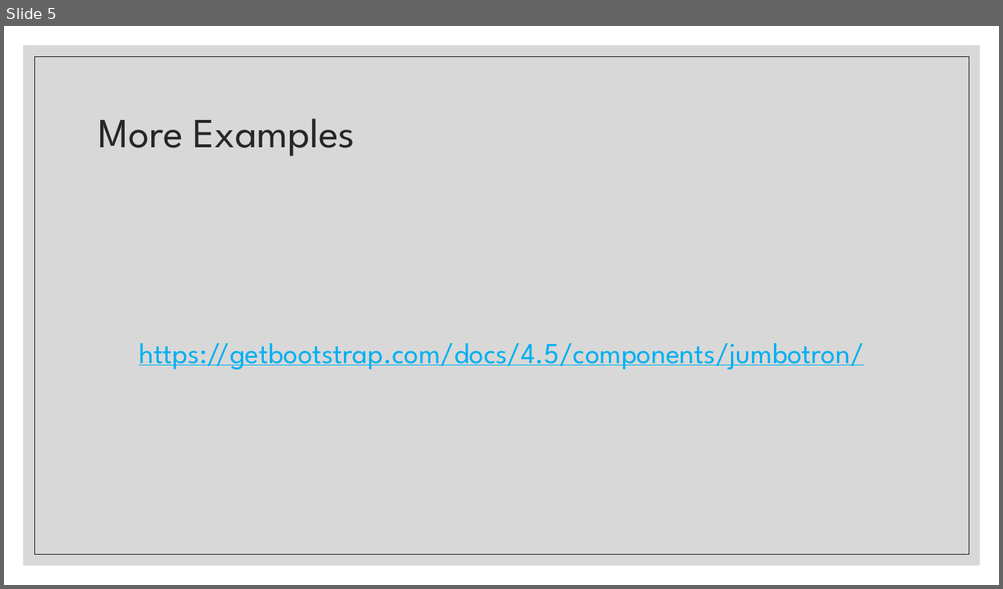
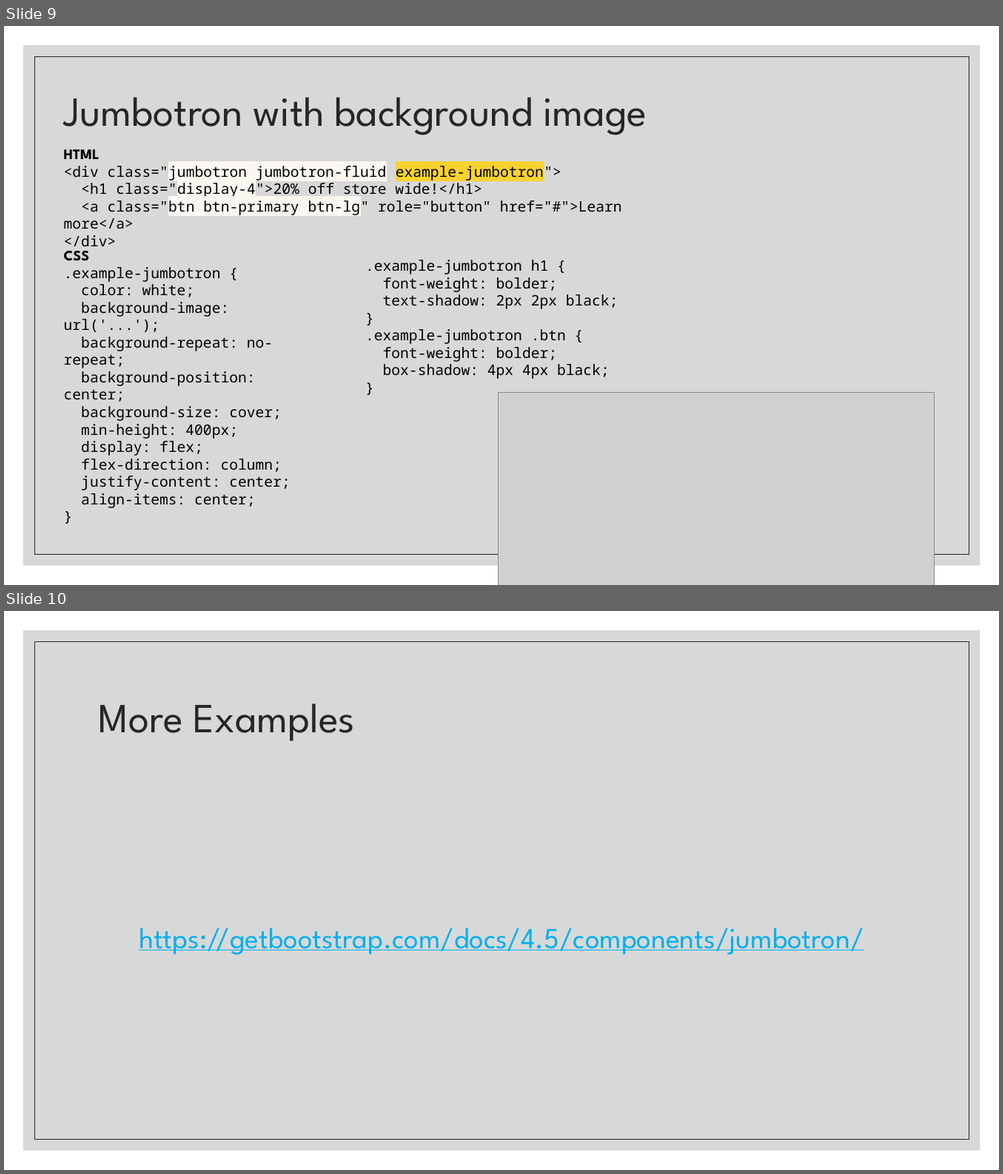
Before and after one commit to paulsmithkc/awd1000_base_lab_and_homework, a slide deck: bootstrap/slides/05 Bootstrap Jumbotron.pptx. Shown one above the other, each under a label of ours: slide 5 before the commit, slides 9 and 10 after it. The pictures are 1003x589 and 1003x1174 pixels, drawn with LibreOffice and Linux fonts; fonts in the diff are those of the drawing; grey boxes stand for pictures. Boxes give left, top, right and bottom in pixels: in the first picture for what was removed or moved away, otherwise in the second. Text is boxed around its words. In the diff, an @@ line names an element or a change of style, - is before the commit and + after.

Commit message:
jumbotrons

```diff
--- a/bootstrap/slides/05 Bootstrap Jumbotron.pptx
+++ b/bootstrap/slides/05 Bootstrap Jumbotron.pptx
@@ slide 9 added at [4,26,999,585], background #FFFFFF; not listed: 2 template elements that a slide beside it also shows @@
@@ title added at [64,97,646,136], 40 pt, text #262626 @@
+Jumbotron with background image
@@ text added at [64,150,622,247], 14 pt, text #000000 @@
+HTML
+<div class="jumbotron jumbotron-fluid example-jumbotron">
+<h1 class="display-4">20% off store wide!</h1>
+<a class="btn btn-primary btn-lg" role="button" href="#">Learn more</a>
+</div>
@@ text added at [64,246,290,491], 14 pt, text #000000 @@
+CSS
+.example-jumbotron {
+color: white;
+background-image: url('...');
+background-repeat: no-repeat;
+background-position: center;
+background-size: cover;
+min-height: 400px;
+display: flex;
+flex-direction: column;
+justify-content: center;
+align-items: center;
+}
@@ text added at [365,260,618,379], 14 pt, text #000000 @@
+.example-jumbotron h1 {
+font-weight: bolder;
+text-shadow: 2px 2px black;
+}
+.example-jumbotron .btn {
+font-weight: bolder;
+box-shadow: 4px 4px black;
+}
@@ picture added at [498,393,933,585] @@
@@ what was slide 5 is now slide 10 @@
```
Also in this commit, not shown: 3 slides changed, 4 other slides added, 1 other file.
